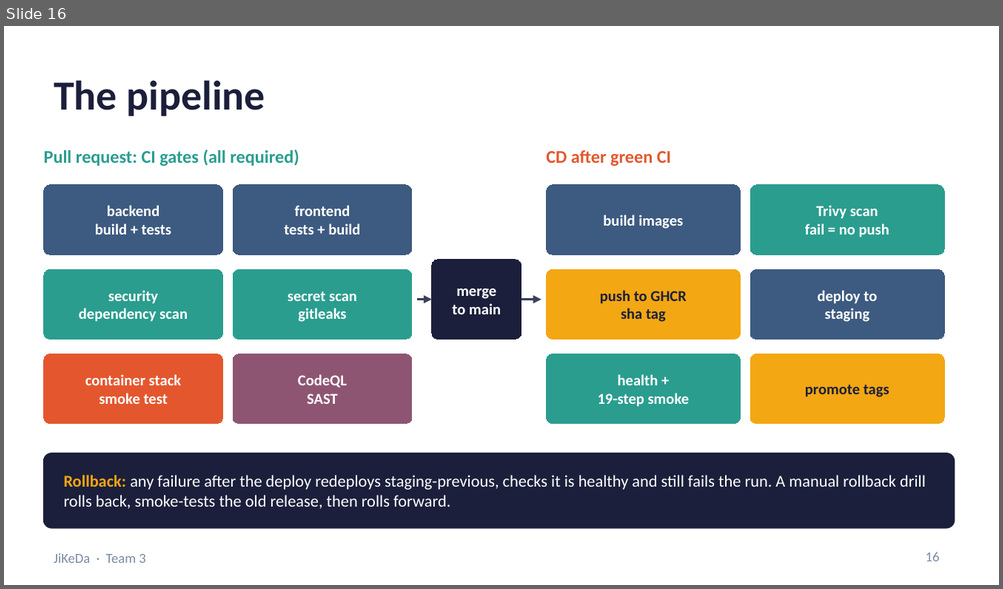
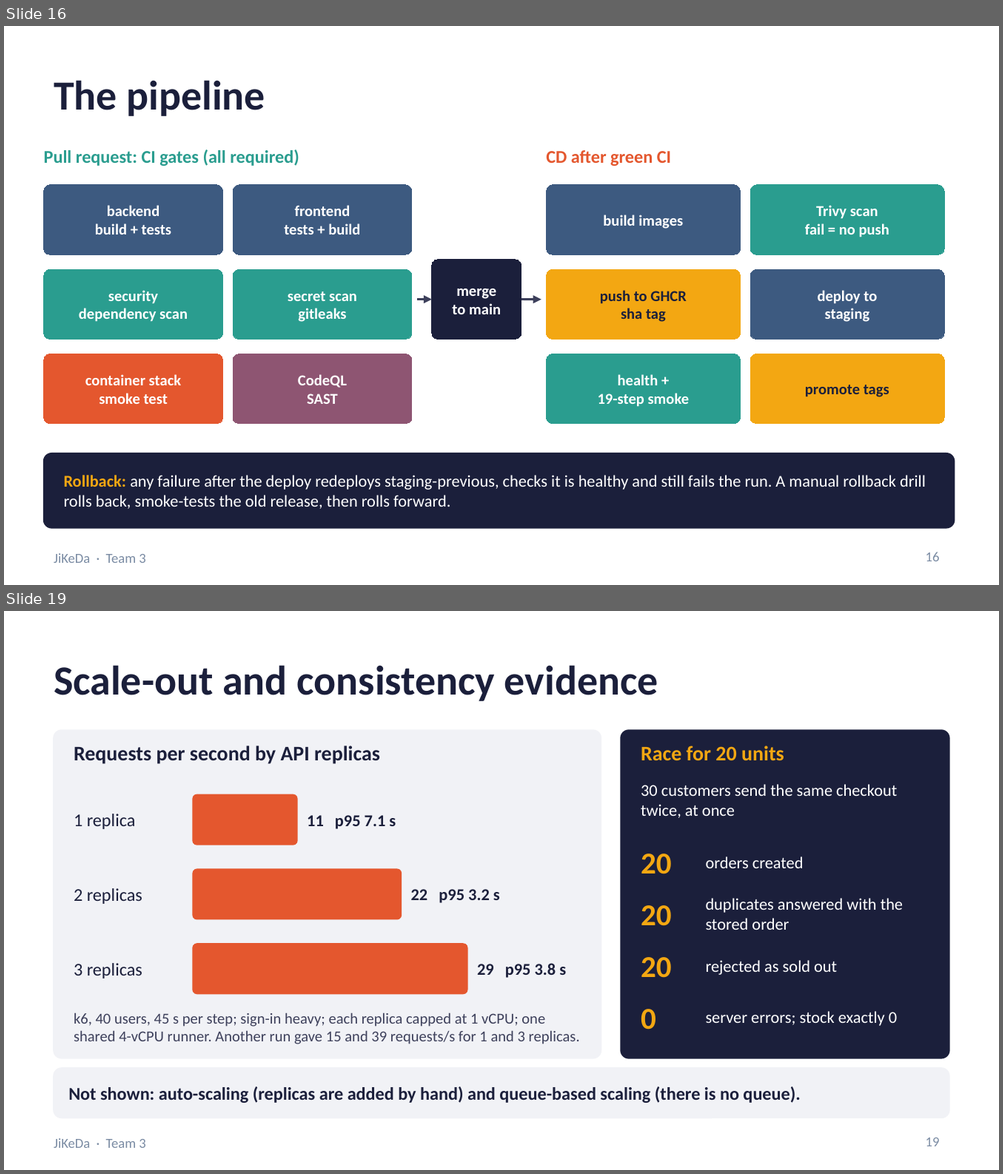
Before and after one commit to Friedriceee/5001, a slide deck: docs/presentation/JiKeDa_Team3_Presentation.pptx. Shown one above the other, each under a label of ours: slide 16 before the commit, slides 16 and 19 after it; the slides between them are not shown. The pictures are 1003x589 and 1003x1174 pixels, drawn with LibreOffice and Linux fonts; fonts in the diff are those of the drawing. Boxes give left, top, right and bottom in pixels: in the first picture for what was removed or moved away, otherwise in the second. Text is boxed around its words. In the diff, an @@ line names an element or a change of style, - is before the commit and + after.

Commit message:
docs: record scale-out, consistency and first CD results; update presentation

```diff
--- a/docs/presentation/JiKeDa_Team3_Presentation.pptx
+++ b/docs/presentation/JiKeDa_Team3_Presentation.pptx
@@ slide 19 added at (x1=4, y1=611, x2=999, y2=1170), background #FFFFFF; not listed: 1 template element that a slide beside it also shows @@
@@ text added at (x1=54, y1=665, x2=658, y2=701), 30 pt, text #1B1F3B, bold @@
+Scale-out and consistency evidence
@@ rounded rectangle added at (x1=54, y1=730, x2=600, y2=1059), fill #F1F2F6, outline #F1F2F6 1 pt @@
@@ rounded rectangle added at (x1=620, y1=730, x2=949, y2=1059), fill #1B1F3B, outline #1B1F3B 1 pt @@
@@ text added at (x1=74, y1=746, x2=380, y2=764), 15 pt, text #1B1F3B, bold @@
+Requests per second by API replicas
@@ text added at (x1=640, y1=746, x2=784, y2=760), 15 pt, text #F3A712, bold @@
+Race for 20 units
@@ text added at (x1=640, y1=784, x2=896, y2=818), 12 pt, text #FFFFFF @@
+30 customers send the same checkout twice, at once
@@ rounded rectangle added at (x1=193, y1=795, x2=296, y2=845), fill #E4572E, outline #E4572E 1 pt @@
@@ text added at (x1=74, y1=814, x2=136, y2=829), 13 pt, text #1B1F3B @@
+1 replica
@@ text added at (x1=307, y1=815, x2=395, y2=829), 12 pt, text #1B1F3B, bold @@
+11 p95 7.1 s
@@ text added at (x1=640, y1=854, x2=671, y2=874), 22 pt, text #F3A712, bold @@
+20
@@ rounded rectangle added at (x1=193, y1=869, x2=401, y2=920), fill #E4572E, outline #E4572E 1 pt @@
@@ text added at (x1=706, y1=857, x2=803, y2=869), 12 pt, text #FFFFFF @@
+orders created
@@ text added at (x1=74, y1=889, x2=142, y2=904), 13 pt, text #1B1F3B @@
+2 replicas
@@ text added at (x1=411, y1=889, x2=500, y2=903), 12 pt, text #1B1F3B, bold @@
+22 p95 3.2 s
@@ text added at (x1=706, y1=898, x2=902, y2=930), 12 pt, text #FFFFFF @@
+duplicates answered with the stored order
@@ text added at (x1=640, y1=906, x2=671, y2=926), 22 pt, text #F3A712, bold @@
+20
@@ text added at (x1=74, y1=963, x2=142, y2=979), 13 pt, text #1B1F3B @@
+3 replicas
@@ rounded rectangle added at (x1=193, y1=944, x2=466, y2=994), fill #E4572E, outline #E4572E 1 pt @@
@@ text added at (x1=477, y1=963, x2=566, y2=978), 12 pt, text #1B1F3B, bold @@
+29 p95 3.8 s
@@ text added at (x1=640, y1=957, x2=671, y2=978), 22 pt, text #F3A712, bold @@
+20
@@ text added at (x1=706, y1=960, x2=836, y2=975), 12 pt, text #FFFFFF @@
+rejected as sold out
@@ text added at (x1=640, y1=1009, x2=656, y2=1030), 22 pt, text #F3A712, bold @@
+0
@@ text added at (x1=74, y1=1013, x2=580, y2=1045), 11 pt, text #3D405B @@
+k6, 40 users, 45 s per step; sign-in heavy; each replica capped at 1 vCPU; one shared 4-vCPU runner. Another run gave 15 and 39 requests/s for 1 and 3 replicas.
@@ text added at (x1=706, y1=1011, x2=896, y2=1026), 12 pt, text #FFFFFF @@
+server errors; stock exactly 0
@@ rounded rectangle added at (x1=54, y1=1068, x2=949, y2=1118), fill #F1F2F6, outline #F1F2F6 1 pt @@
@@ text added at (x1=68, y1=1087, x2=800, y2=1103), 13 pt, text #1B1F3B, bold @@
+Not shown: auto-scaling (replicas are added by hand) and queue-based scaling (there is no queue).
@@ page number added at (x1=925, y1=1138, x2=939, y2=1147), 10 pt, text #7A8BA3 @@
+19
```
Also in this commit, not shown: 9 slides changed, 2 other files.
